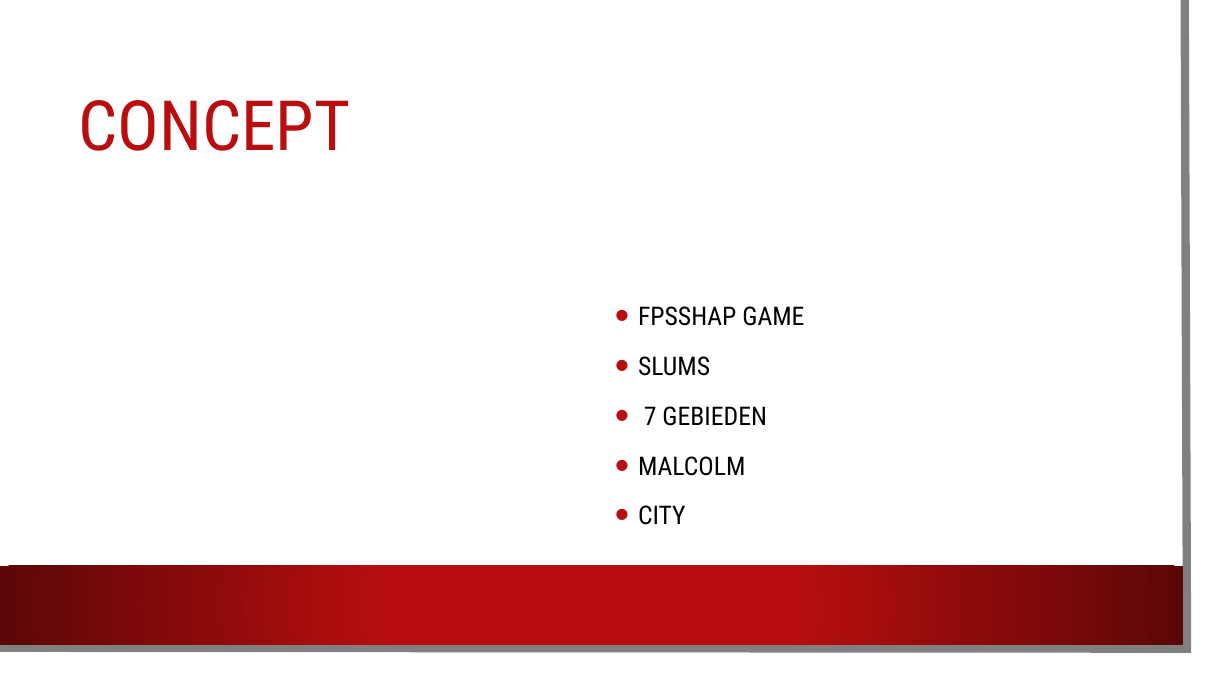
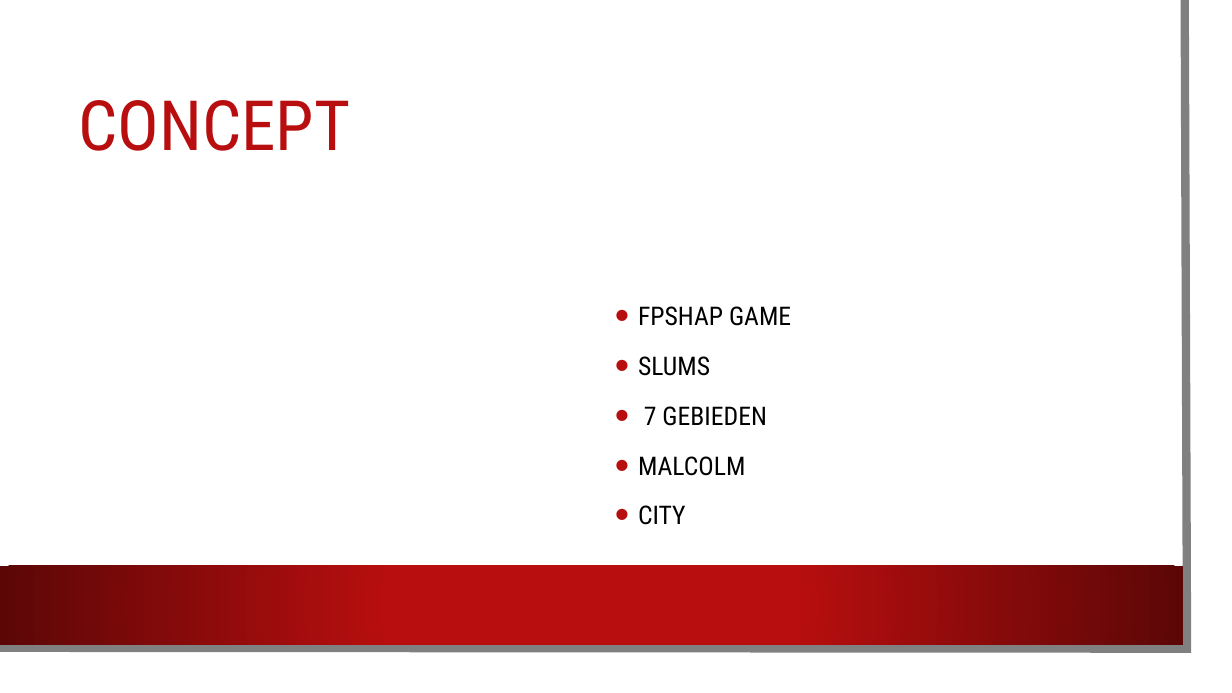
Before and after one commit to JesperKiers/P4, a slide deck: slide 4 of Documentatie/presentatie.pptx. Drawn at 1232x693 pixels with LibreOffice and Linux fonts; fonts in the diff are those of the drawing; background and template pictures are left out. Boxes give left, top, right and bottom in pixels: in the first picture for what was removed or moved away, otherwise in the second. Text is boxed around its words. In the diff, an @@ line names an element or a change of style, - is before the commit and + after.

```diff
--- a/Documentatie/presentatie.pptx
+++ b/Documentatie/presentatie.pptx
@@ text at box(638, 306, 791, 326): text changed @@
-• FPSSHAP GAME
+• FPSHAP GAME
```
Also in this commit, not shown: 1 other file.
